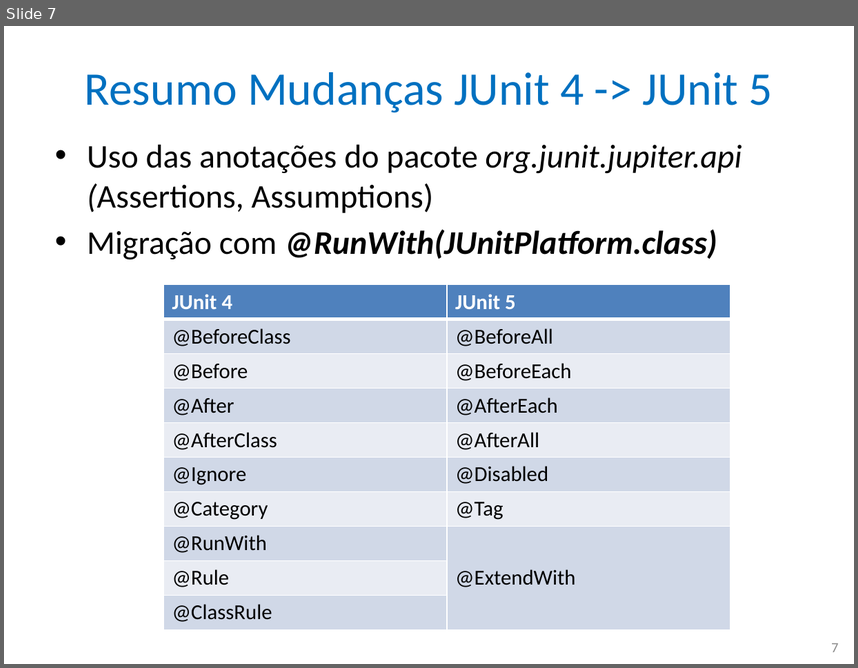
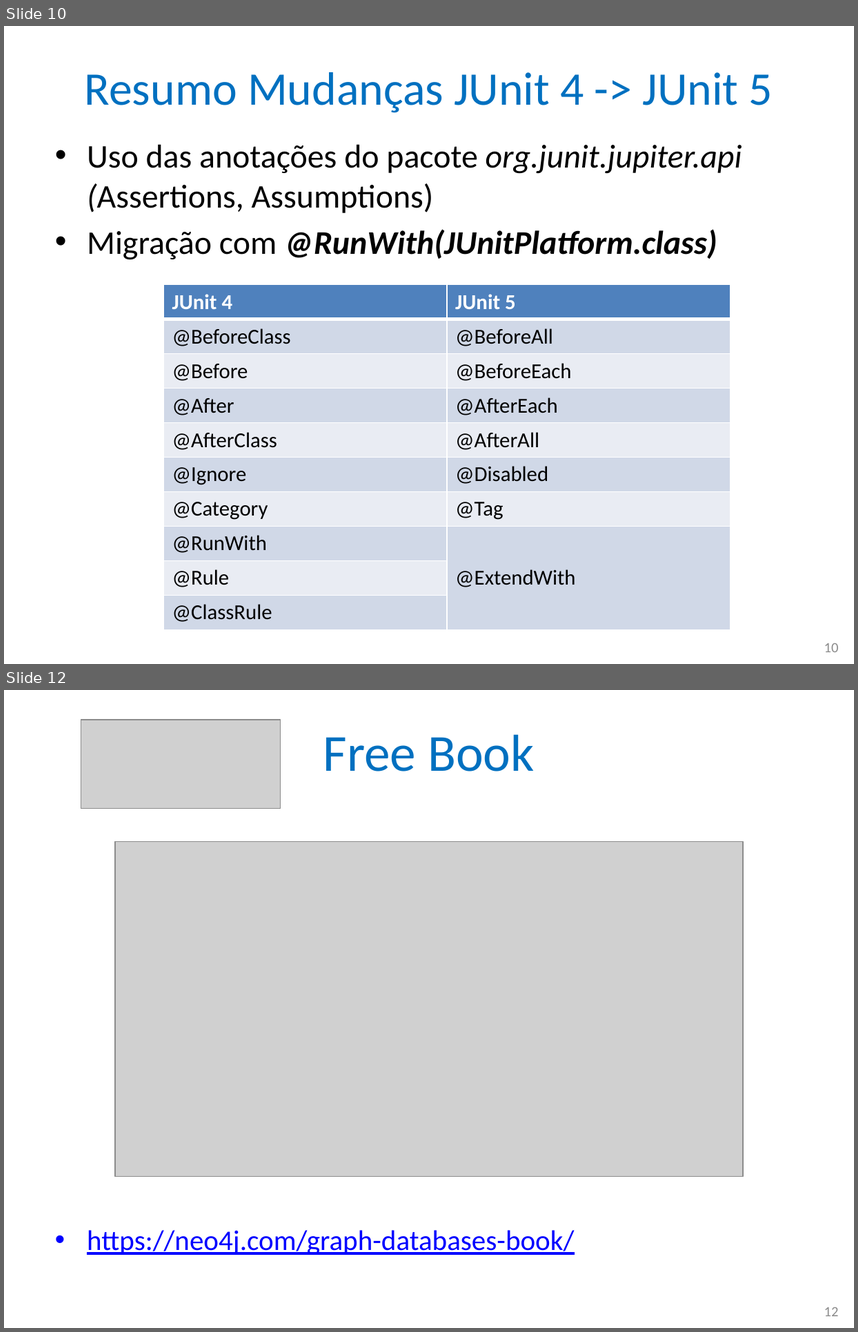
Before and after one commit to nascimentolwtn/INPE-CAP-385_DesenvolvimentoFrameworks, a slide deck: CAP385-00-Presentations/05-QueryBuilder - AOMRoleMapper Neo4j/05-AOMRoleMapper Neo4j.pptx. Shown one above the other, each under a label of ours: slide 7 before the commit, slides 10 and 12 after it; the slides between them are not shown. The pictures are 858x668 and 858x1332 pixels, drawn with LibreOffice and Linux fonts; fonts in the diff are those of the drawing; grey boxes stand for pictures. Boxes give left, top, right and bottom in pixels: in the first picture for what was removed or moved away, otherwise in the second. Text is boxed around its words. In the diff, an @@ line names an element or a change of style, - is before the commit and + after.

```diff
--- a/CAP385-00-Presentations/05-QueryBuilder - AOMRoleMapper Neo4j/05-AOMRoleMapper Neo4j.pptx
+++ b/CAP385-00-Presentations/05-QueryBuilder - AOMRoleMapper Neo4j/05-AOMRoleMapper Neo4j.pptx
@@ slide 12 added at (4, 690, 854, 1328), background #FFFFFF @@
@@ picture added at (81, 720, 280, 808) @@
@@ title added at (323, 734, 534, 771), 44 pt, text #0070C0 @@
+Free Book
@@ picture added at (115, 841, 744, 1176) @@
@@ text added at (87, 1230, 574, 1254), 24 pt, text #0000FF, underline @@
+• https://neo4j.com/graph-databases-book/
@@ page number added at (824, 1307, 839, 1316), 12 pt, text #8C8C8C @@
+12
@@ what was slide 7 is now slide 10 @@
@@ page number at (824, 643, 839, 652): text changed @@
-7
+10
```
Also in this commit, not shown: 2 slides changed, 8 other slides added, 2 slides removed, 2 other files.
